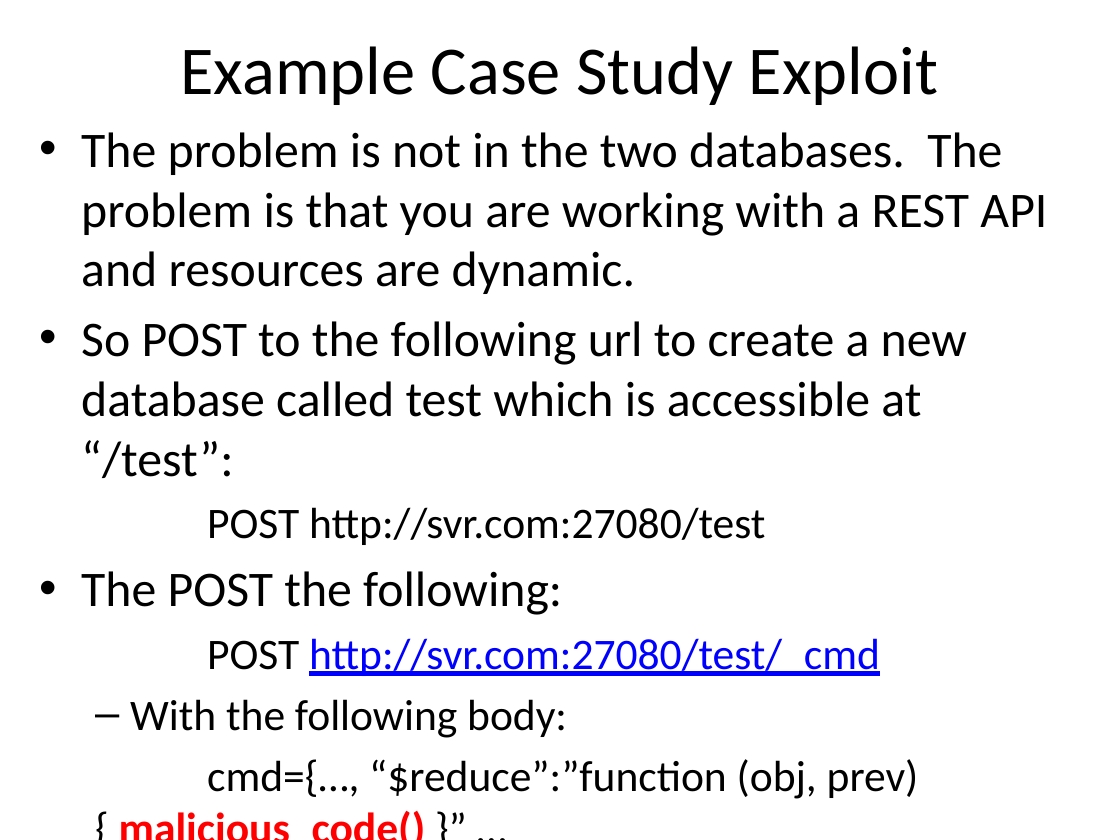
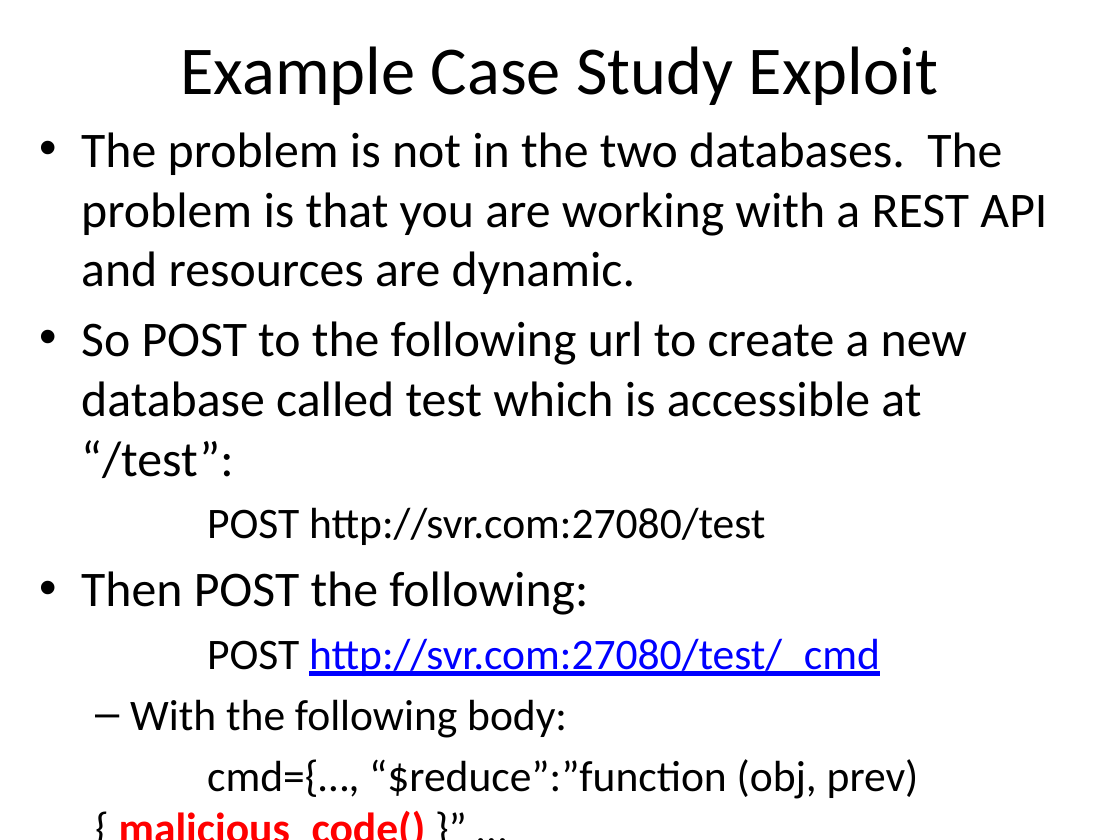
Before and after one commit to o2platform/DefCon_RESTing, a slide deck: slide 48 of Presentation/RESTing On Your Laurels Will Get You Powned3.pptx (slide 43 before the commit). Drawn at 1120x840 pixels with LibreOffice and Linux fonts; fonts in the diff are those of the drawing. Boxes give left, top, right and bottom in pixels: in the first picture for what was removed or moved away, otherwise in the second. Text is boxed around its words. In the diff, an @@ line names an element or a change of style, - is before the commit and + after.

```diff
--- a/Presentation/RESTing On Your Laurels Will Get You Powned3.pptx
+++ b/Presentation/RESTing On Your Laurels Will Get You Powned3.pptx
@@ text at [81, 571, 588, 615]: text changed @@
-• The POST the following:
+• Then POST the following:
```
Also in this commit, not shown: 9 other slides changed, 7 slides added, 2 slides removed.
